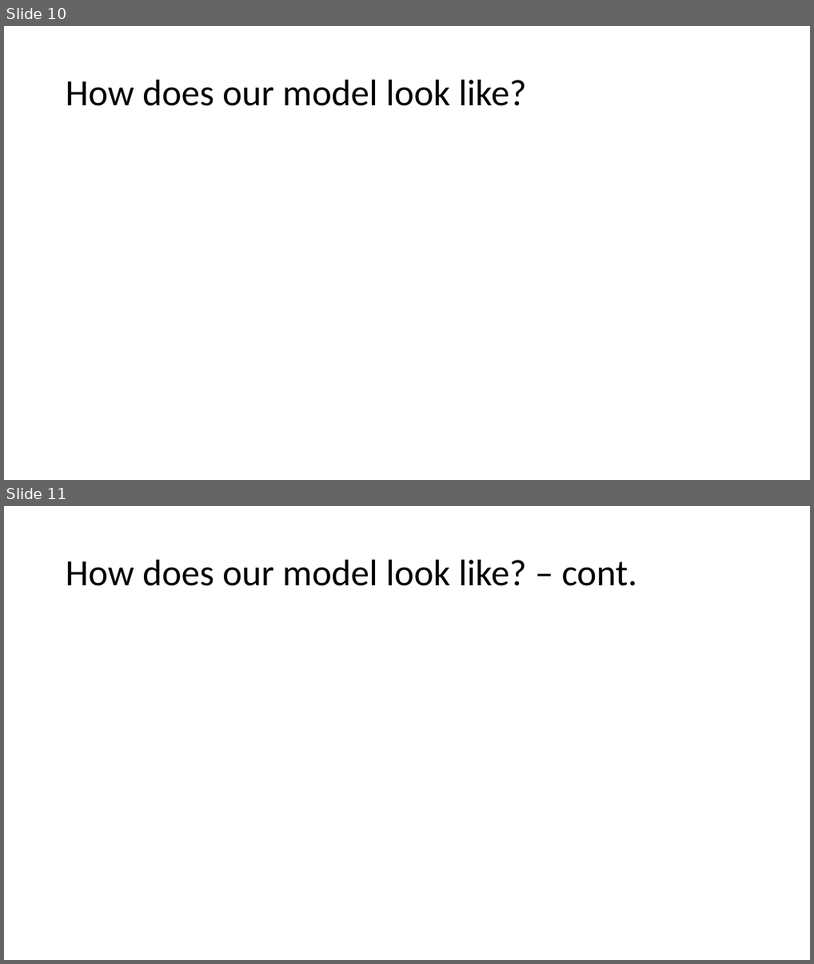
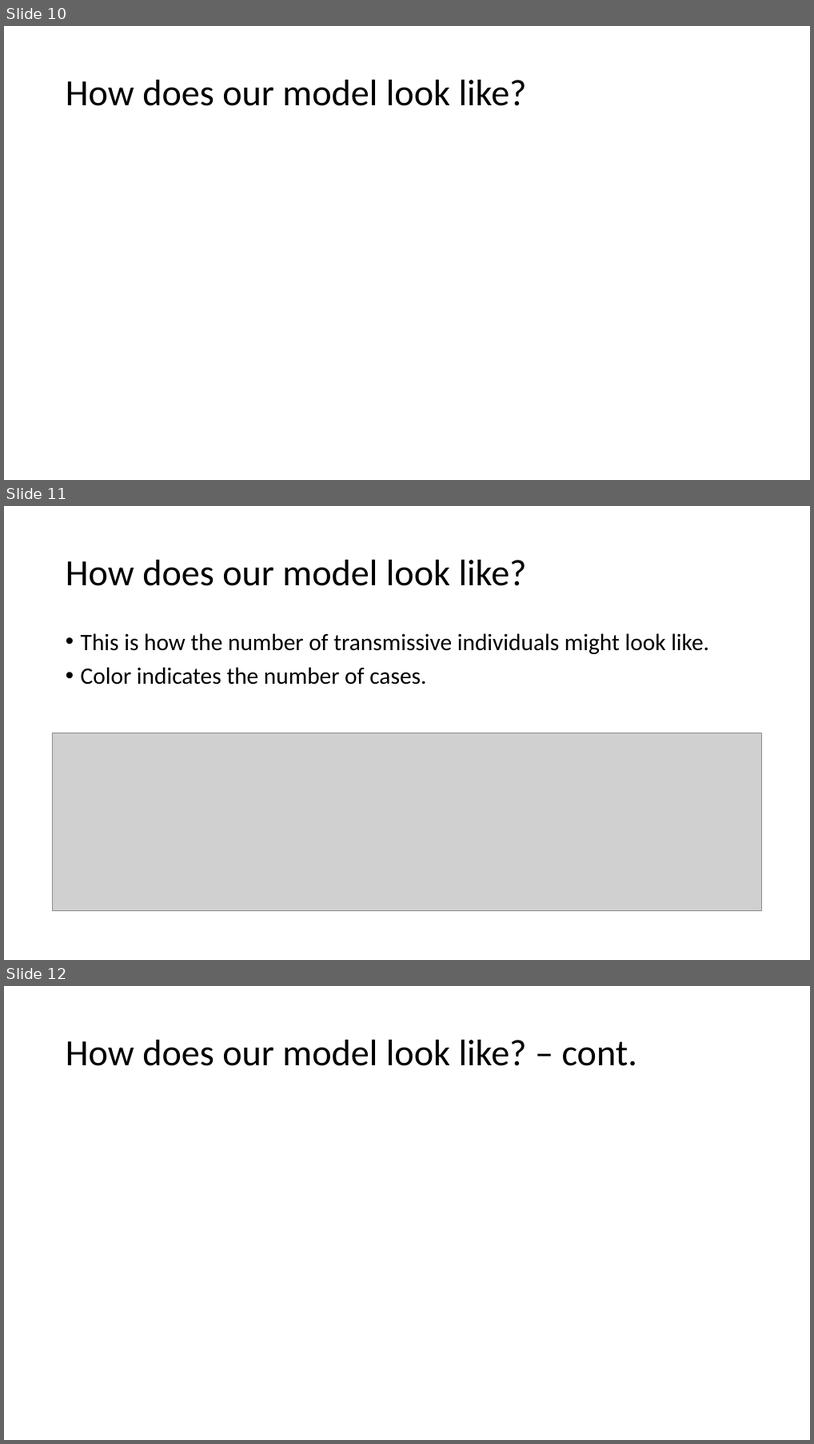
Before and after one commit to blairyeung/Commuting_TSF_SARS-Cov-2_model_master, a slide deck: SEIR model.pptx. Shown one above the other, each under a label of ours: slides 10 and 11 before the commit, slides 10, 11 and 12 after it. The pictures are 814x964 and 814x1444 pixels, drawn with LibreOffice and Linux fonts; fonts in the diff are those of the drawing; grey boxes stand for pictures. Boxes give left, top, right and bottom in pixels: in the first picture for what was removed or moved away, otherwise in the second. Text is boxed around its words. In the diff, an @@ line names an element or a change of style, - is before the commit and + after.

```diff
--- a/SEIR model.pptx
+++ b/SEIR model.pptx
@@ slide 11 added at (4, 506, 810, 960), background #FFFFFF @@
@@ title added at (66, 560, 527, 586), 44 pt, text #000000 @@
+How does our model look like?
@@ text added at (81, 633, 710, 684), 28 pt, text #000000 @@
+• This is how the number of transmissive individuals might look like.
+• Color indicates the number of cases.
@@ picture added at (52, 733, 762, 910) @@
@@ what was slide 11 is now slide 12 @@
```
Also in this commit, not shown: 3 other slides added, 1 slide removed, 8 other files.
